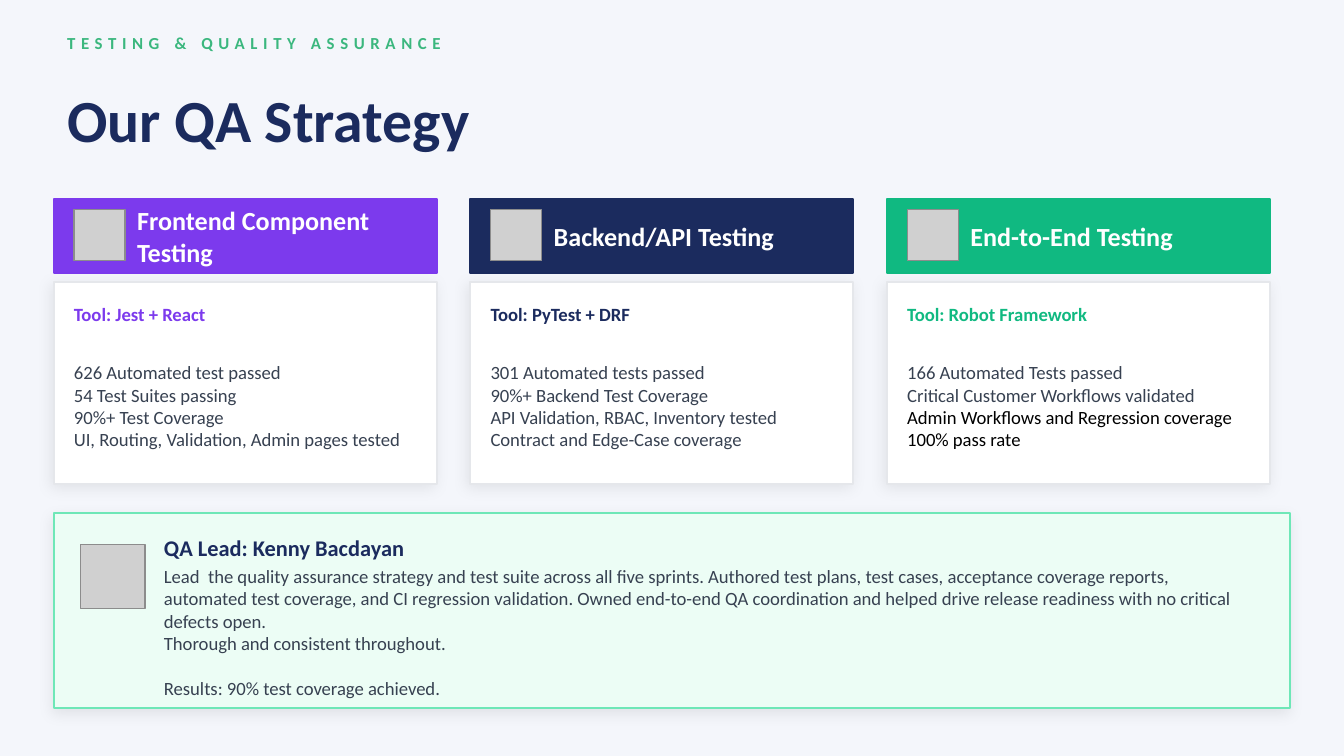
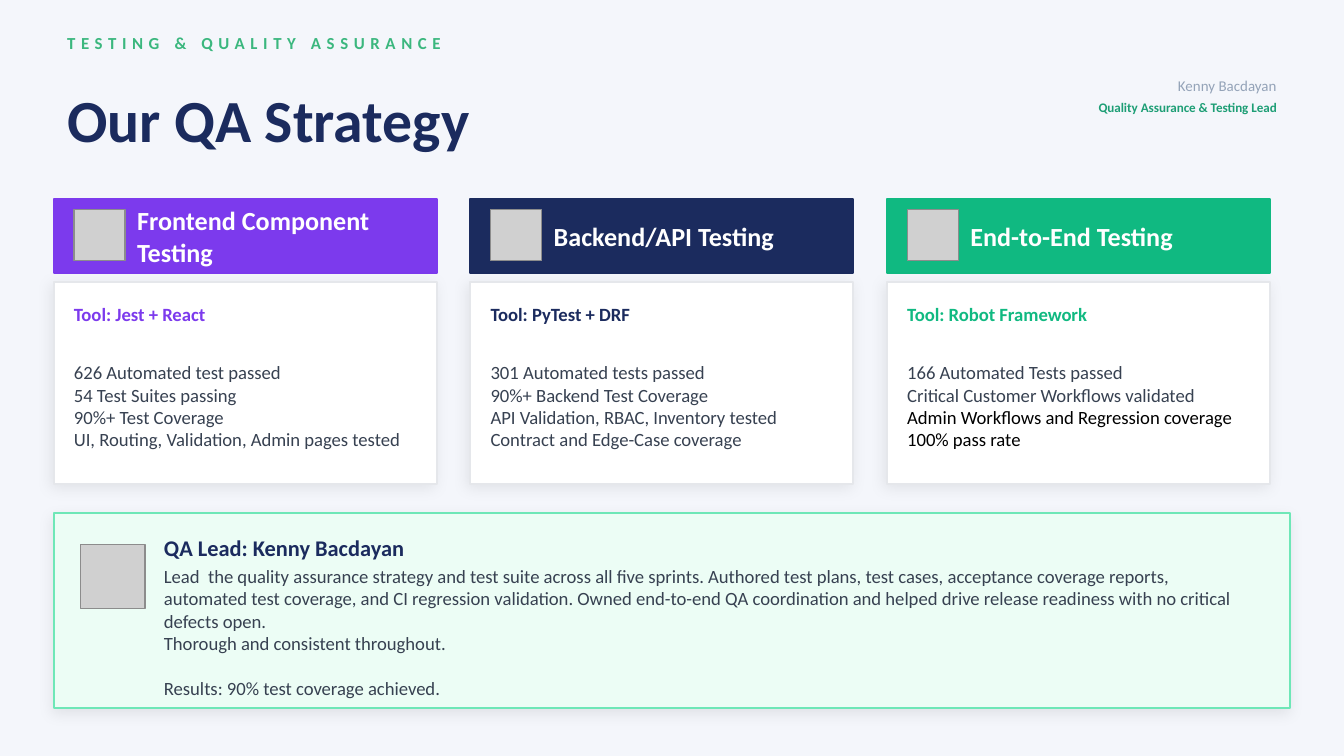
Before and after one commit to RachelMizer/ProjectOrderly, a slide deck: slide 12 of docs/Deliverables/Orderly_Slides.pptx (slide 8 before the commit). Drawn at 1344x756 pixels with LibreOffice and Linux fonts; fonts in the diff are those of the drawing; grey boxes stand for pictures. Boxes give left, top, right and bottom in pixels: in the first picture for what was removed or moved away, otherwise in the second. Text is boxed around its words. In the diff, an @@ line names an element or a change of style, - is before the commit and + after.

```diff
--- a/docs/Deliverables/Orderly_Slides.pptx
+++ b/docs/Deliverables/Orderly_Slides.pptx
@@ text added at <box>1178,81,1277,93</box>, 8 pt, text #94A3B8 @@
+Kenny Bacdayan
@@ text added at <box>1099,103,1276,114</box>, 7 pt, text #1D9E75, bold @@
+Quality Assurance & Testing Lead
```
Also in this commit, not shown: 9 other slides changed, 3 slides added.
